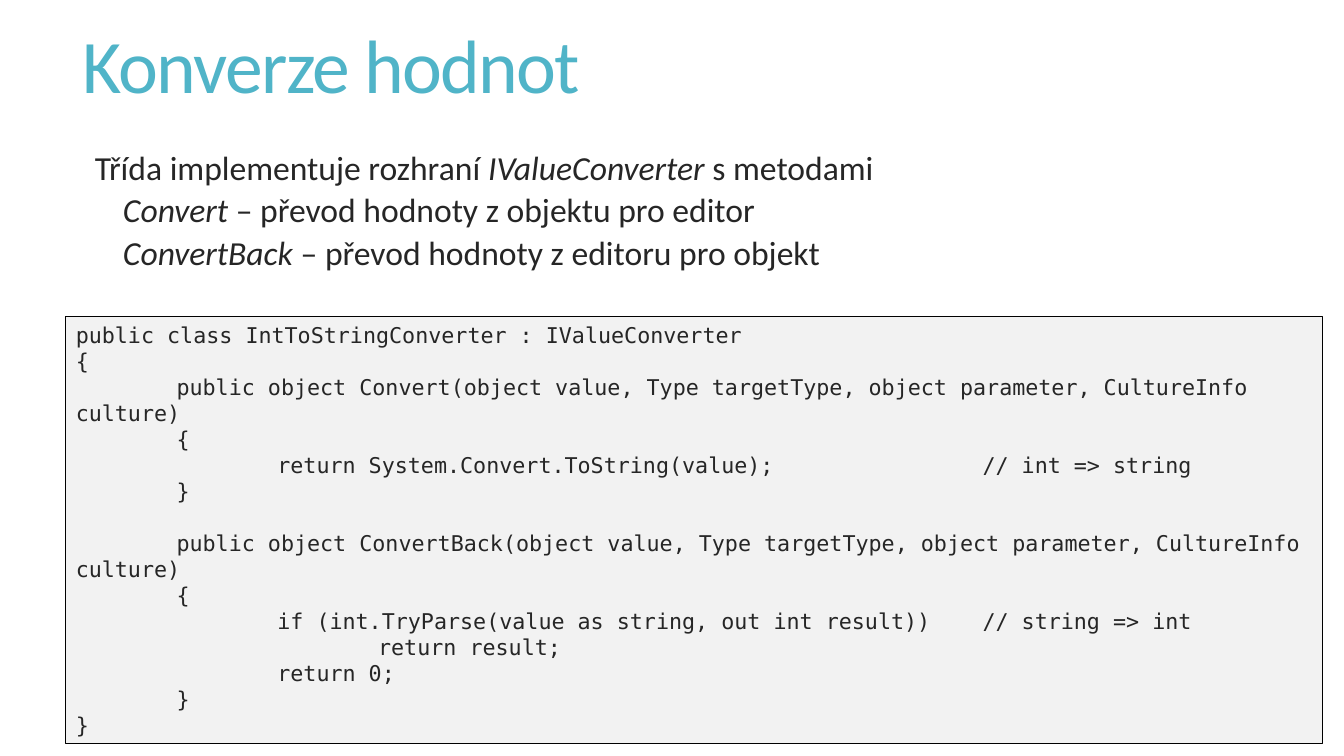
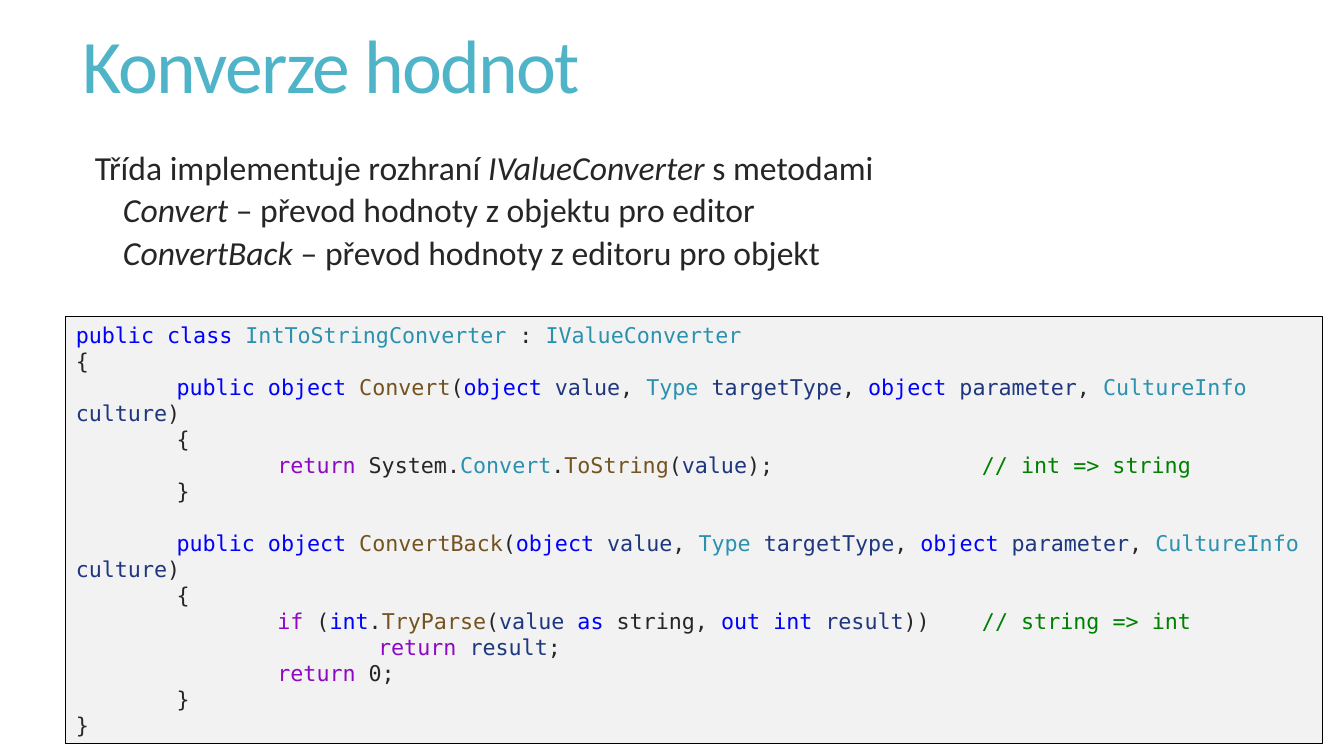
Before and after one commit to PetrVobornik/prednasky, a slide deck: slide 8 of Xamarin.Forms/05-VazaniDat/vazani-dat.ppsx. Drawn at 1344x756 pixels with LibreOffice and Linux fonts; fonts in the diff are those of the drawing. Boxes give left, top, right and bottom in pixels: in the first picture for what was removed or moved away, otherwise in the second. Text is boxed around its words. In the diff, an @@ line names an element or a change of style, - is before the commit and + after.

```diff
--- a/Xamarin.Forms/05-VazaniDat/vazani-dat.ppsx
+++ b/Xamarin.Forms/05-VazaniDat/vazani-dat.ppsx
@@ text in rectangle at (76,326,1299,684): text colour #262626 to #0000FF in "public class", "public object Convert(object object", "public object ConvertBack(object object", "(int.TryParse(value as out int"; text colour #262626 to #2B91AF in "IntToStringConverter IValueConverter", "Type CultureInfo", "System.Convert.ToString(value);", "Type CultureInfo"; text colour #262626 to #74531F in "Convert(object", "System.Convert.ToString(value);", "ConvertBack(object", "(int.TryParse(value"; text colour #262626 to #1F377F in "value, targetType, parameter, culture)", "System.Convert.ToString(value);", "value, targetType, parameter, culture)", "(int.TryParse(value result))" and 1 more places; text colour #262626 to #8F08C4 in "return", "if", "return", "return"; text colour #262626 to #008000 in "// int => string", "// string => int" @@
```
Also in this commit, not shown: 8 other slides changed, 6 other files.
